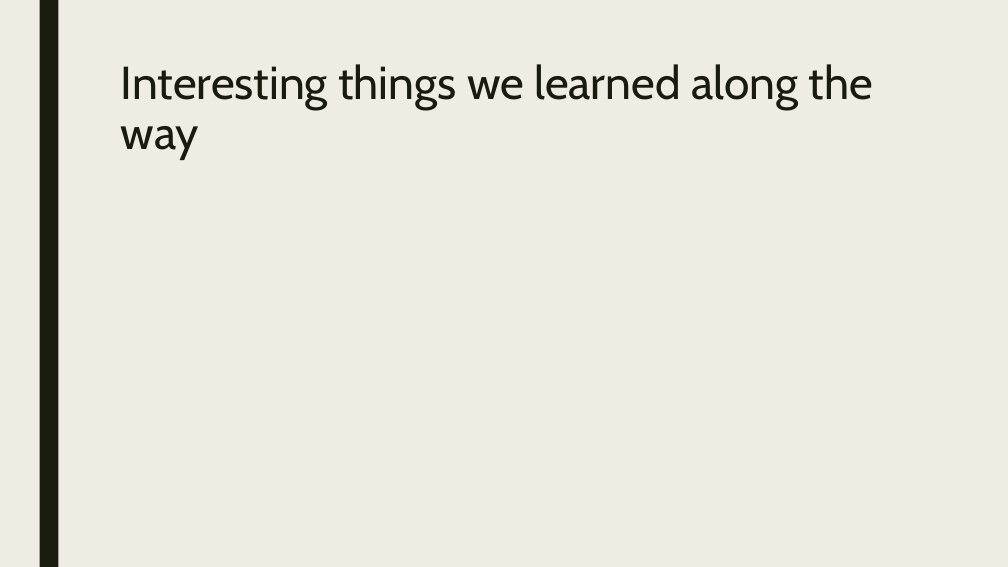
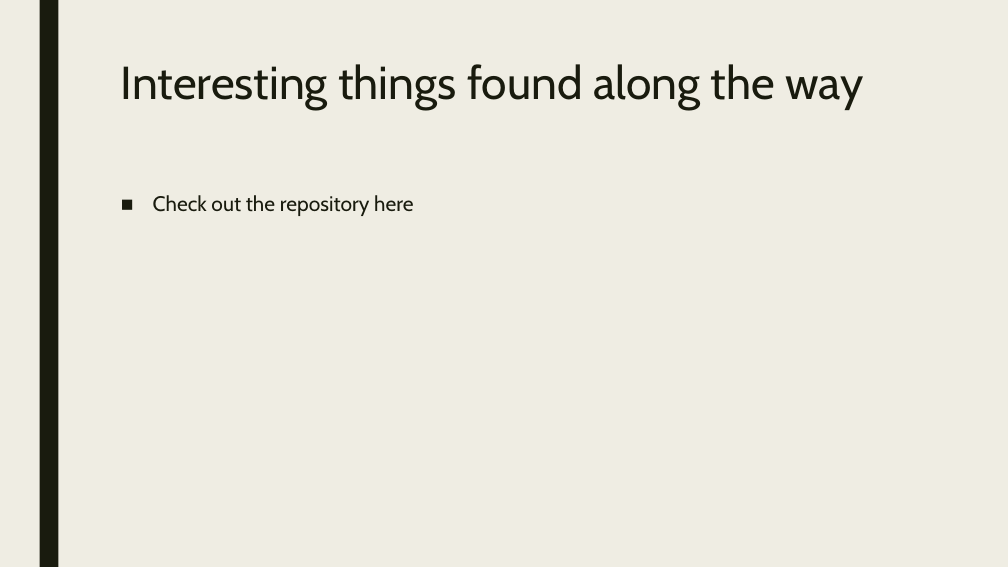
Before and after one commit to James-Ashley/sentiment_analysis, a slide deck: slide 12 of Group_project_deck.pptx (slide 8 before the commit). Drawn at 1008x567 pixels with LibreOffice and Linux fonts; fonts in the diff are those of the drawing. Boxes give left, top, right and bottom in pixels: in the first picture for what was removed or moved away, otherwise in the second. Text is boxed around its words. In the diff, an @@ line names an element or a change of style, - is before the commit and + after.

```diff
--- a/Group_project_deck.pptx
+++ b/Group_project_deck.pptx
@@ title at (x1=121, y1=64, x2=864, y2=110): text changed @@
-Interesting things we learned along the way
+Interesting things found along the way
@@ text added at (x1=153, y1=195, x2=413, y2=216), 20 pt, text #191B0E @@
+■ Check out the repository here
```
Also in this commit, not shown: 3 other slides changed, 8 slides added, 5 slides removed.
